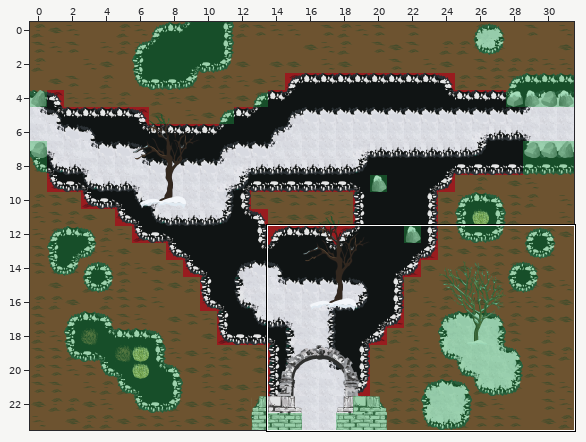
An edit to a level. Tiled map, levels_tmx/tmx/new_7.tmx. The picture above shows the old version from afar; the outline marks the close-up.
Close-up. As it was:
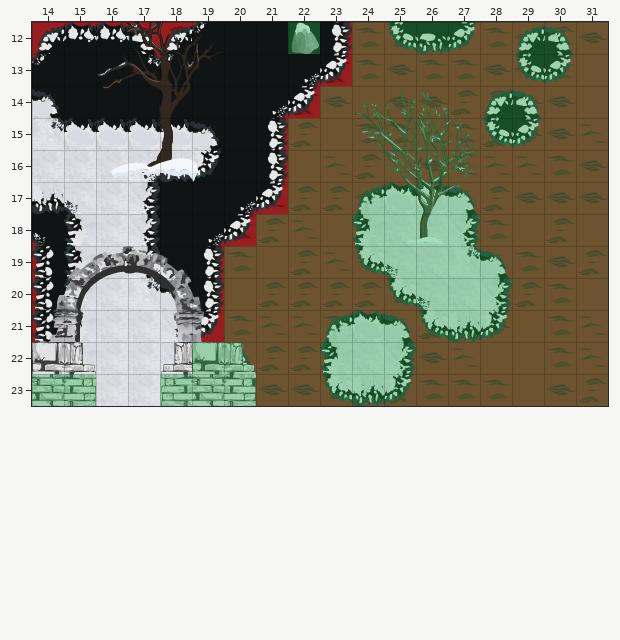
Cells are 32x32 px. Shown: x 14..31, y 12..23. The commit also changed other parts of the map, which this record leaves out.
New version:
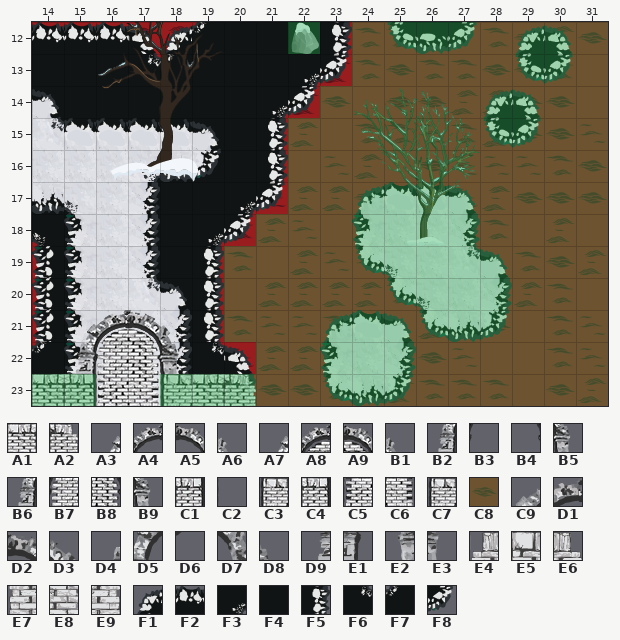
Key: from "Silent Wood-03": A1 27, A2 29; from "Silent Wood-07": A3 0, A4 1, A5 2, A6 3, A7 4, A8 5, A9 6, B1 7, B2 12, B3 13, B4 14, B5 15, B6 16, B7 17, B8 18, B9 19, C1 24, C2 25, C3 27, C4 28, C5 29, C6 30, C7 31; from "coll": C8 0; from "obj": C9 1, D1 2, D2 3, D3 4, D4 20, D5 21, D6 22, D7 24, D8 25, D9 40, E1 41, E2 44, E3 45, E4 84, E5 86, E6 91, E7 104, E8 105, E9 111; from "rocksnow": F1 0, F2 1, F3 10, F4 13, F5 14, F6 22, F7 23, F8 26.
__ is an empty cell, .. an unchanged one.
Tiles of an added or newly shown layer are drawn over the layers below it.
See-through tiles are keyed as they look on the map.
What changed:
--- layer "Ground"
@@ x 14..14 @@
-12 F1
-13 F7
+12 F2
+13 F4
@@ x 18..19 @@
-21 F3 F8
-22 F6 F2
+21 F4 F5
+22 F4 F6
--- layer "TopObjects"
@@ x 14..20 @@
-19 .. C9 D1 D2 D3 .. ..
-20 D4 D5 D6 .. D7 D8 ..
-21 D9 E1 __ __ E2 E3 ..
-22 E5 E6 __ __ E4 E5 E6
-23 E8 E9 __ .. E7 E8 E9
+19 .. __ __ __ __ .. ..
+20 __ __ __ .. __ __ ..
+21 __ A3 A4 A5 A6 __ ..
+22 __ B2 B3 B4 B5 __ __
+23 A1 C1 C2 .. C3 A1 A2
--- layer "DBSouth" (now shown)
@@ x 15..18 @@
-21 __ __ __ __
-22 __ __ __ __
-23 __ __ __ __
+21 A7 A8 A9 B1
+22 B6 B7 B8 B9
+23 C4 C5 C6 C7
--- layer "Collision"
@@ x 19..20 @@
-22 C8 C8
+22 __ __
